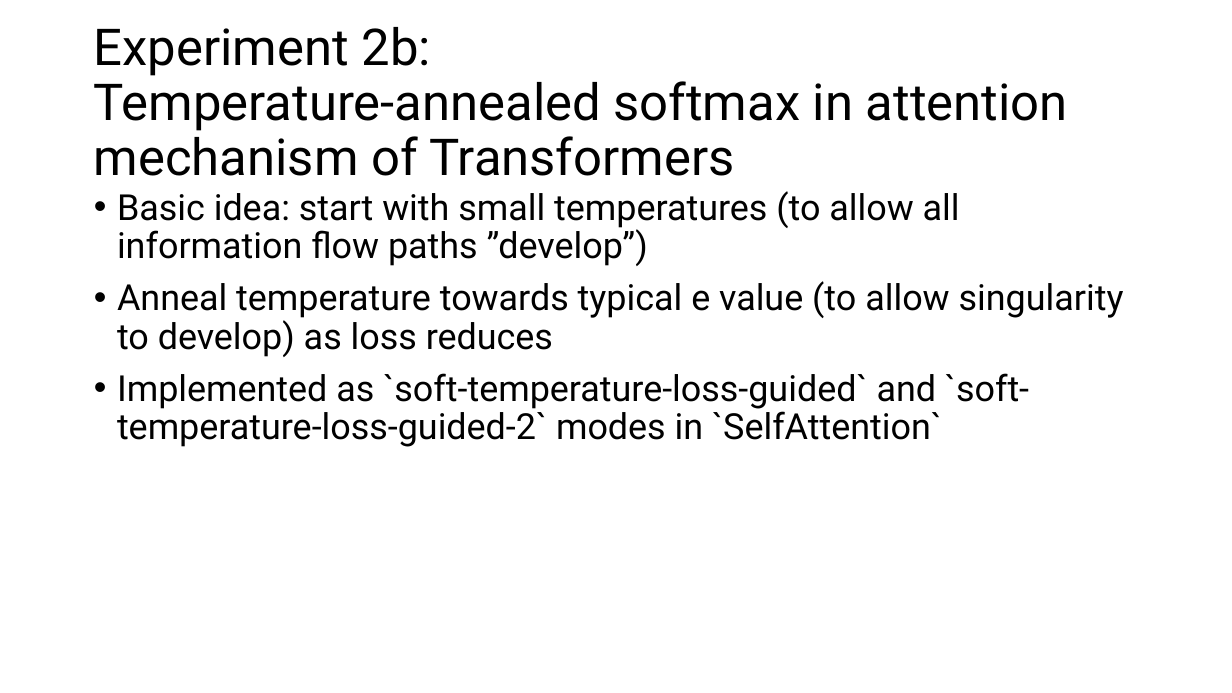
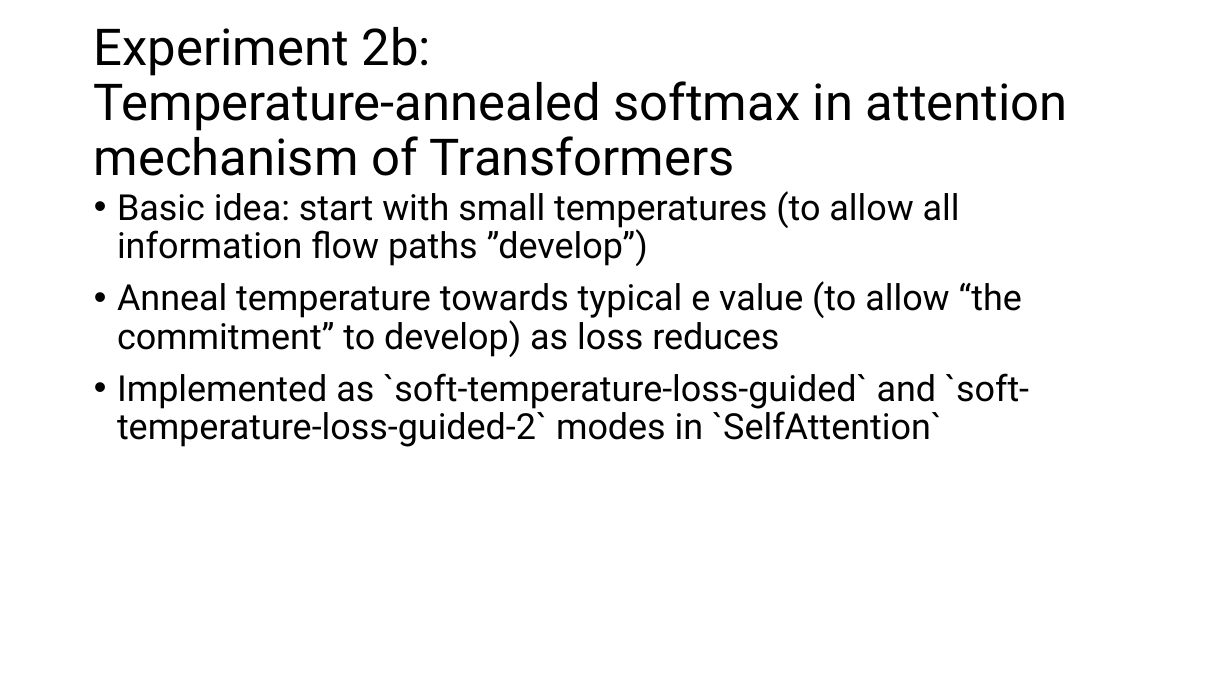
Before and after one commit to AlexTunlaw/eru, a slide deck: slide 5 of notes/2024 12 25 experiment 2.pptx. Drawn at 1232x693 pixels with LibreOffice and Linux fonts; fonts in the diff are those of the drawing. Boxes give left, top, right and bottom in pixels: in the first picture for what was removed or moved away, otherwise in the second. Text is boxed around its words. In the diff, an @@ line names an element or a change of style, - is before the commit and + after.

```diff
--- a/notes/2024 12 25 experiment 2.pptx
+++ b/notes/2024 12 25 experiment 2.pptx
@@ text at [117,281,1022,357]: text changed @@
-• Anneal temperature towards typical e value (to allow singularity to develop) as loss reduces
+• Anneal temperature towards typical e value (to allow “the commitment” to develop) as loss reduces
```
Also in this commit, not shown: 2 slides added.
